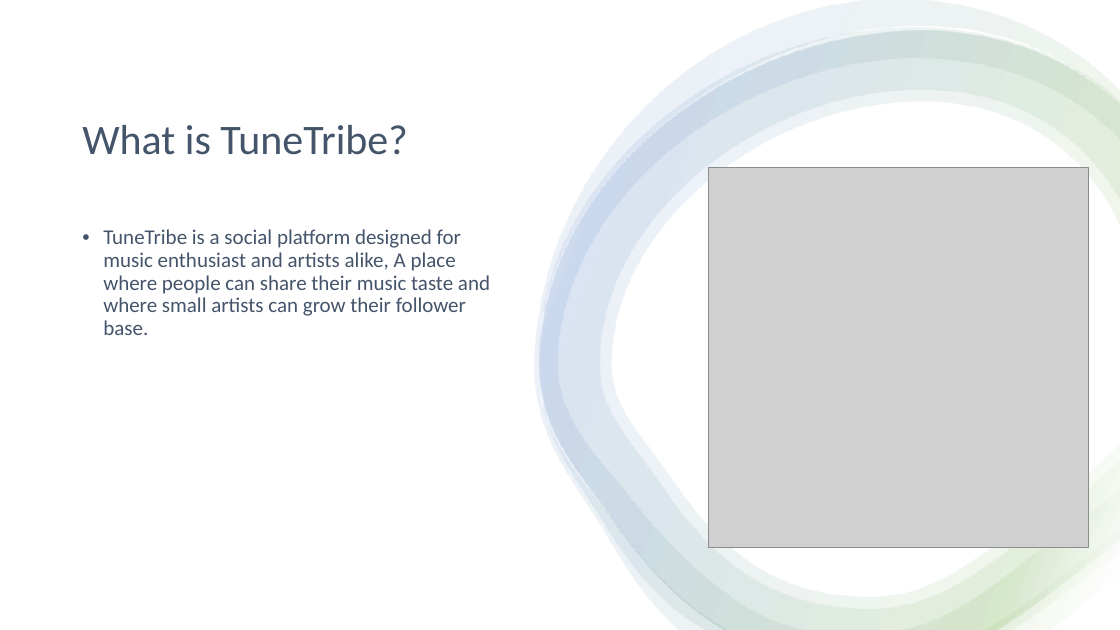
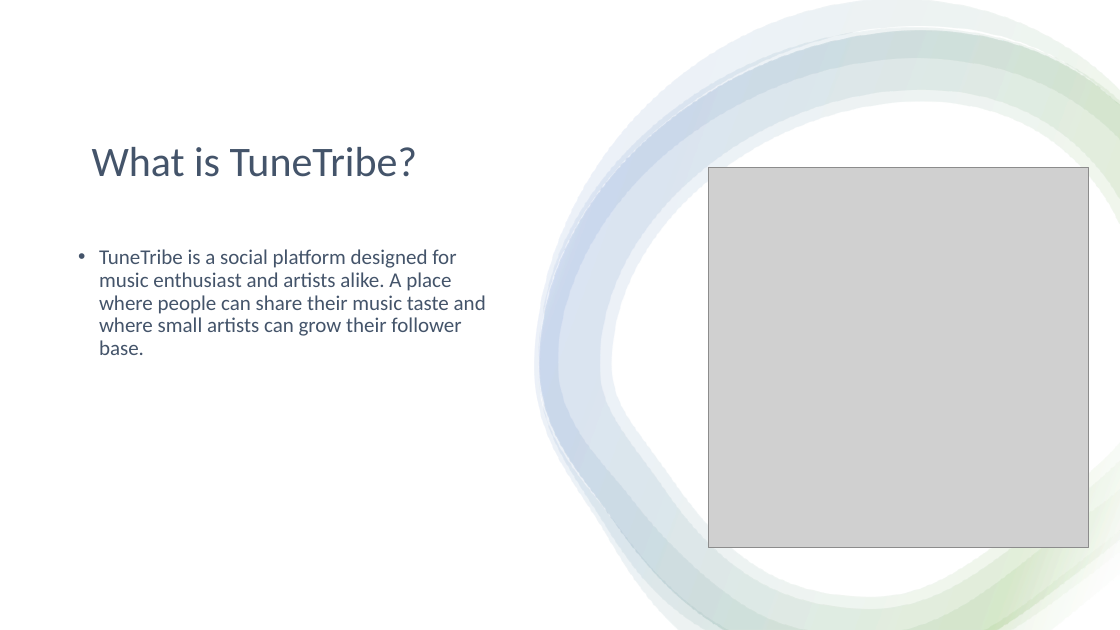
Before and after one commit to etgalang/TuneTribe, a slide deck: slide 2 of TuneTribe.pptx. Drawn at 1120x630 pixels with LibreOffice and Linux fonts; fonts in the diff are those of the drawing; grey boxes stand for pictures. Boxes give left, top, right and bottom in pixels: in the first picture for what was removed or moved away, otherwise in the second. Text is boxed around its words. In the diff, an @@ line names an element or a change of style, - is before the commit and + after.

```diff
--- a/TuneTribe.pptx
+++ b/TuneTribe.pptx
@@ title "What is TuneTribe?": place and size @@
-title "What is TuneTribe?" at [82, 125, 407, 155]
+title "What is TuneTribe?" at [92, 147, 417, 177]
@@ text at [99, 249, 486, 355]: text changed @@
-• TuneTribe is a social platform designed for music enthusiast and artists alike, A place where people can share their music taste and where small artists can grow their follower base.
+• TuneTribe is a social platform designed for music enthusiast and artists alike. A place where people can share their music taste and where small artists can grow their follower base.
```
Also in this commit, not shown: 3 other slides changed, 1 slide added.
